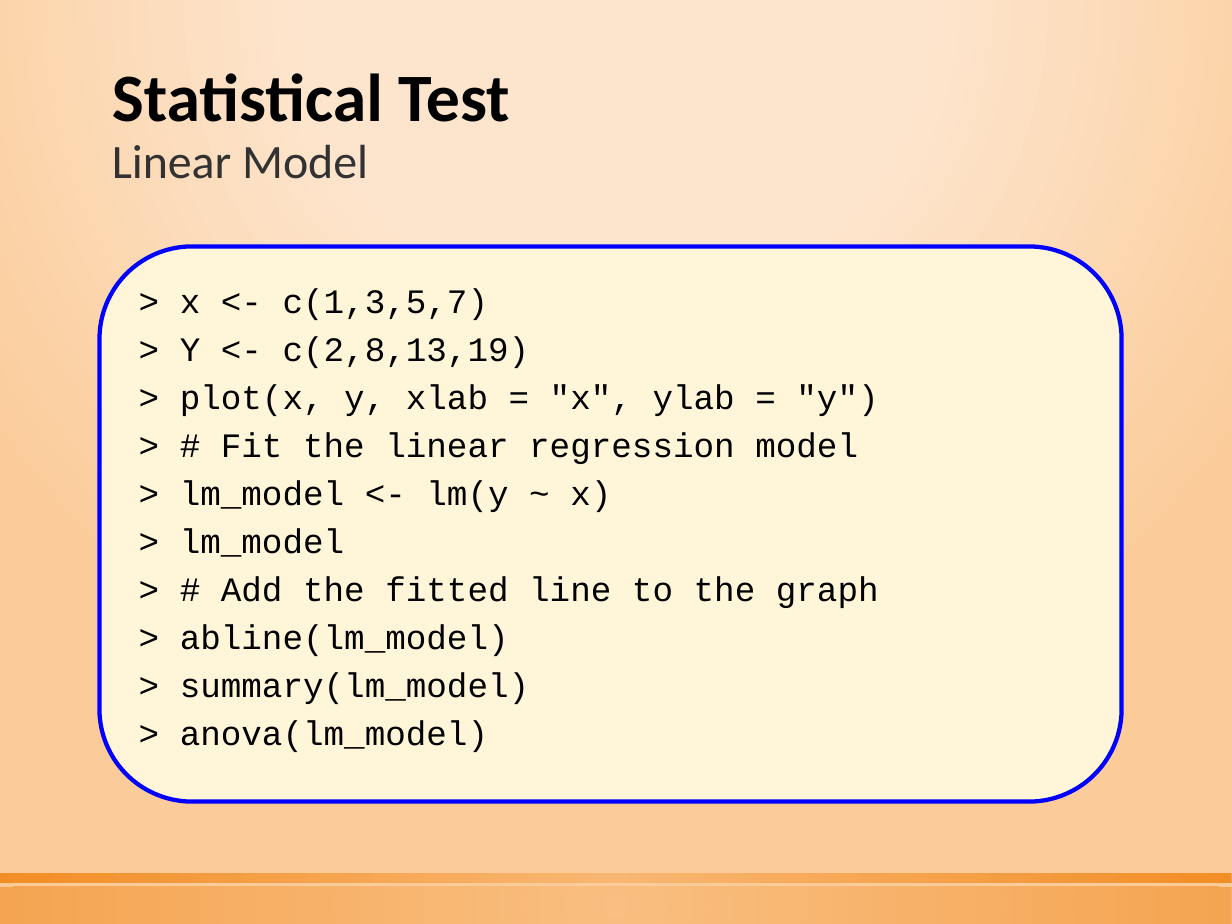
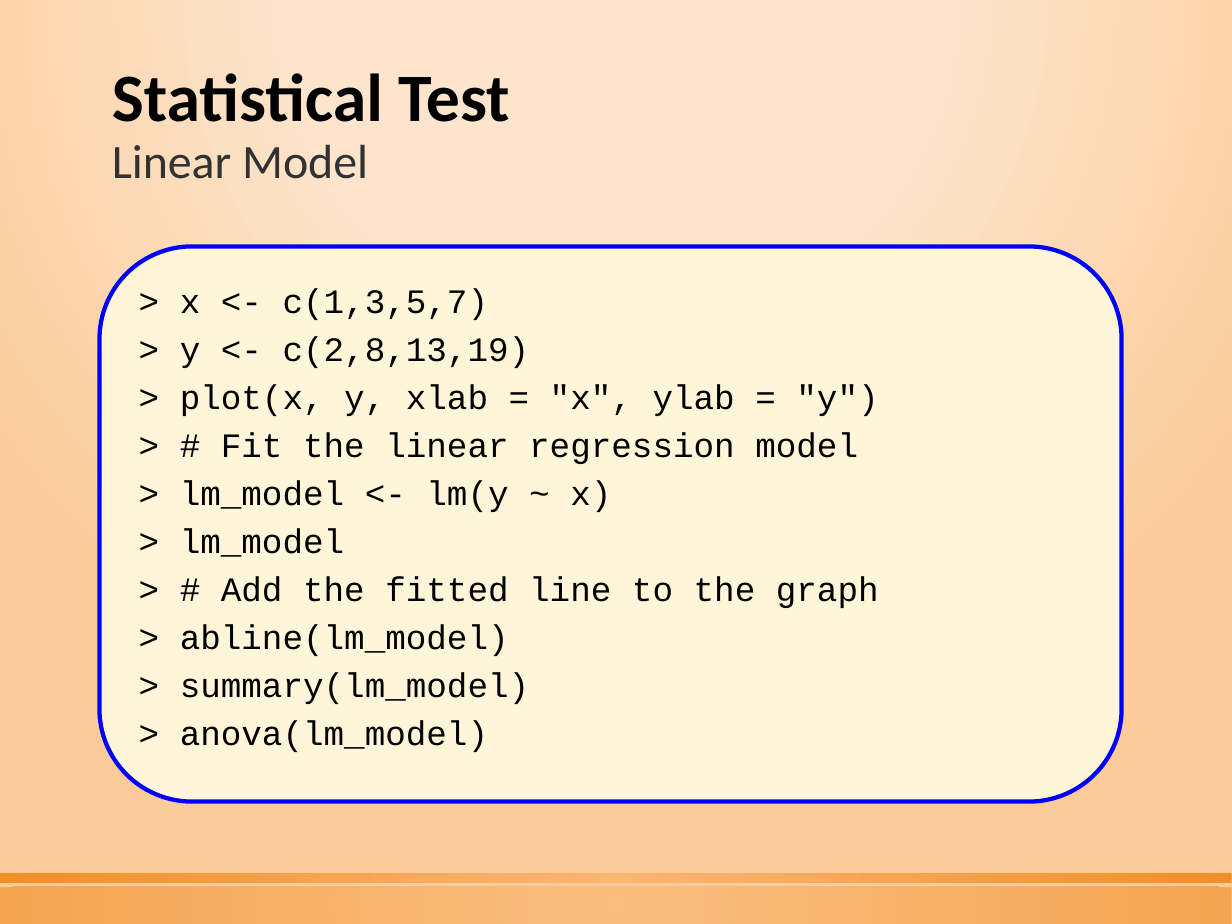
Before and after one commit to tethig/revanent, a slide deck: slide 77 of R Workshop Part 1 [Introduction].pptx. Drawn at 1232x924 pixels with LibreOffice and Linux fonts; fonts in the diff are those of the drawing. Boxes give left, top, right and bottom in pixels: in the first picture for what was removed or moved away, otherwise in the second. Text is boxed around its words. In the diff, an @@ line names an element or a change of style, - is before the commit and + after.

```diff
--- a/R Workshop Part 1 [Introduction].pptx
+++ b/R Workshop Part 1 [Introduction].pptx
@@ text in rounded rectangle at box(180, 336, 530, 368): text changed @@
-> Y <- c(2,8,13,19)
+> y <- c(2,8,13,19)
```
Also in this commit, not shown: 2 other files.
